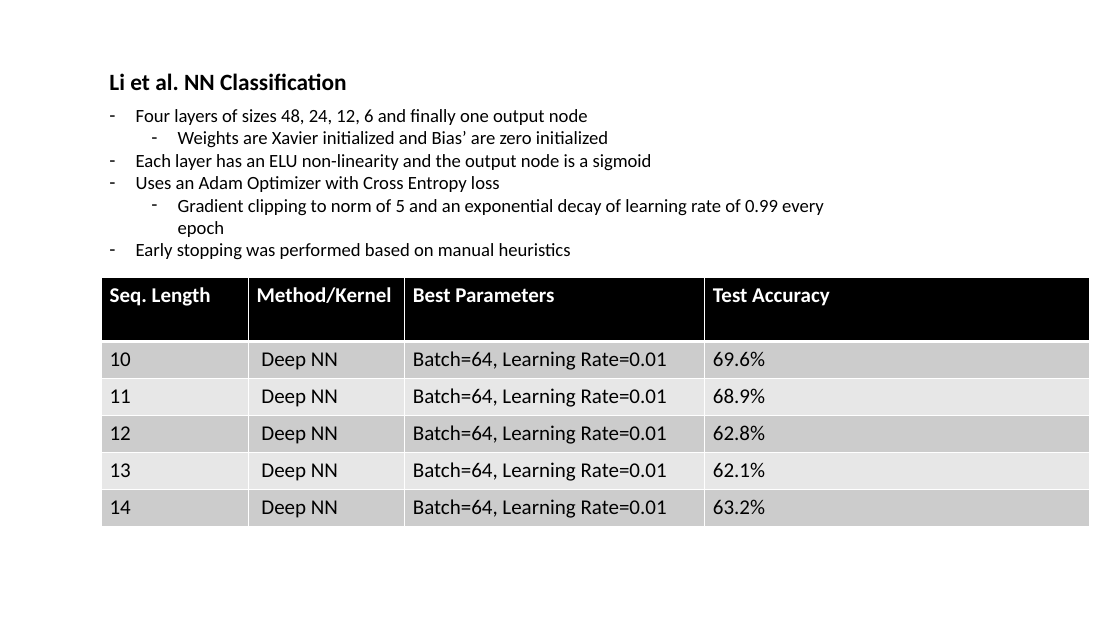
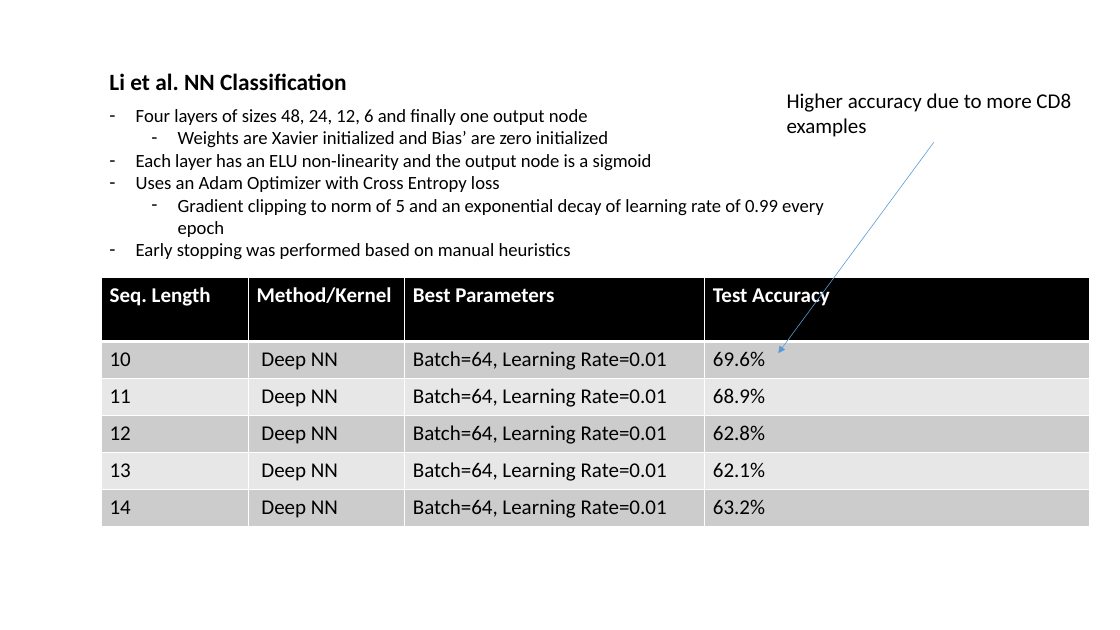
Before and after one commit to innate2adaptive/tcRIP, a slide deck: slide 27 of presentations/algorithm_overview.pptx (slide 7 before the commit). Drawn at 1120x630 pixels with LibreOffice and Linux fonts; fonts in the diff are those of the drawing. Boxes give left, top, right and bottom in pixels: in the first picture for what was removed or moved away, otherwise in the second. Text is boxed around its words. In the diff, an @@ line names an element or a change of style, - is before the commit and + after.

```diff
--- a/presentations/algorithm_overview.pptx
+++ b/presentations/algorithm_overview.pptx
@@ text added at bbox=[787, 93, 1071, 137], 18 pt, text #000000 @@
+Higher accuracy due to more CD8 examples
@@ arrow added from (934, 142) to (779, 353), #5B9BD5 0.5 pt @@
```
Also in this commit, not shown: 4 other slides changed, 25 slides added, 22 other files.
